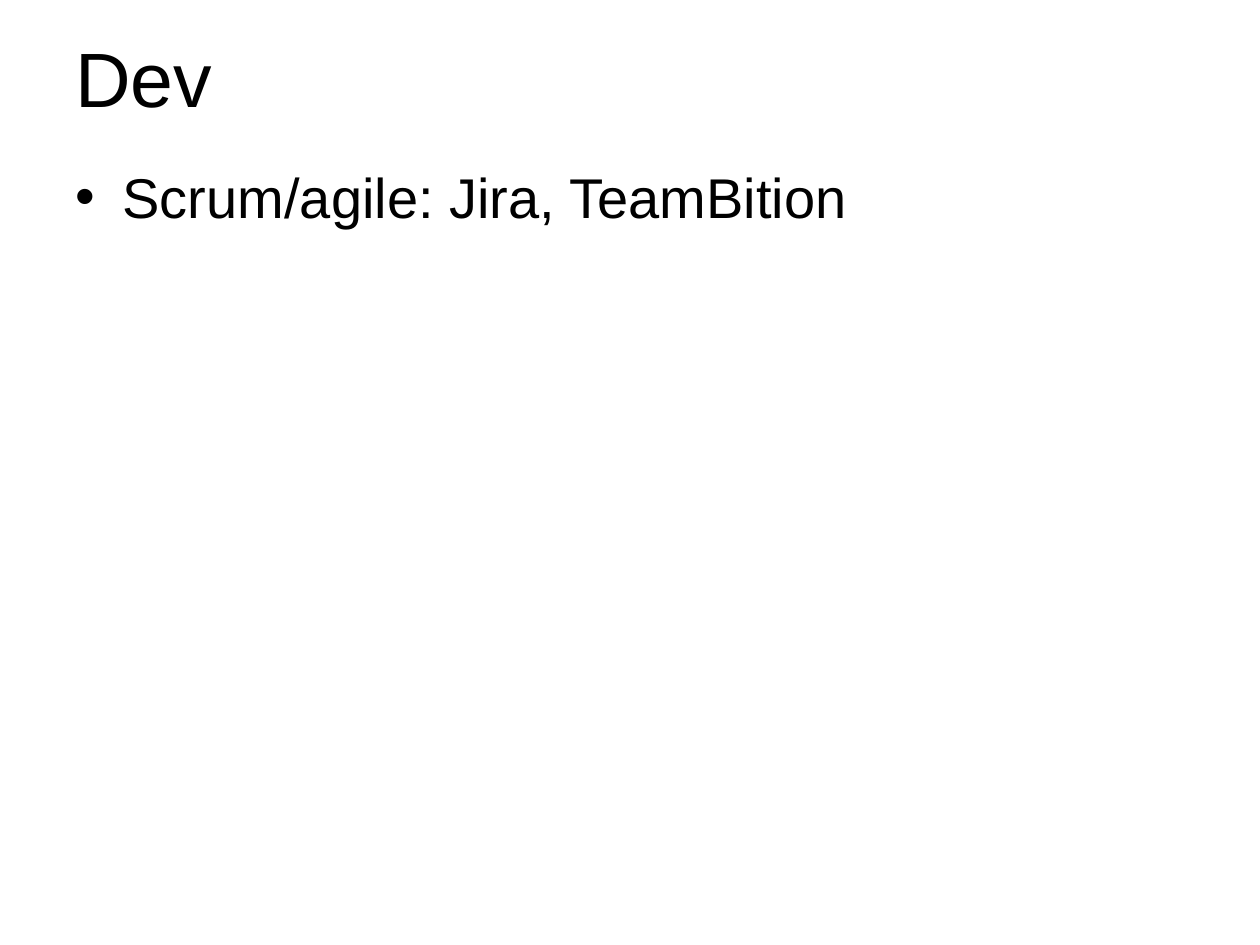
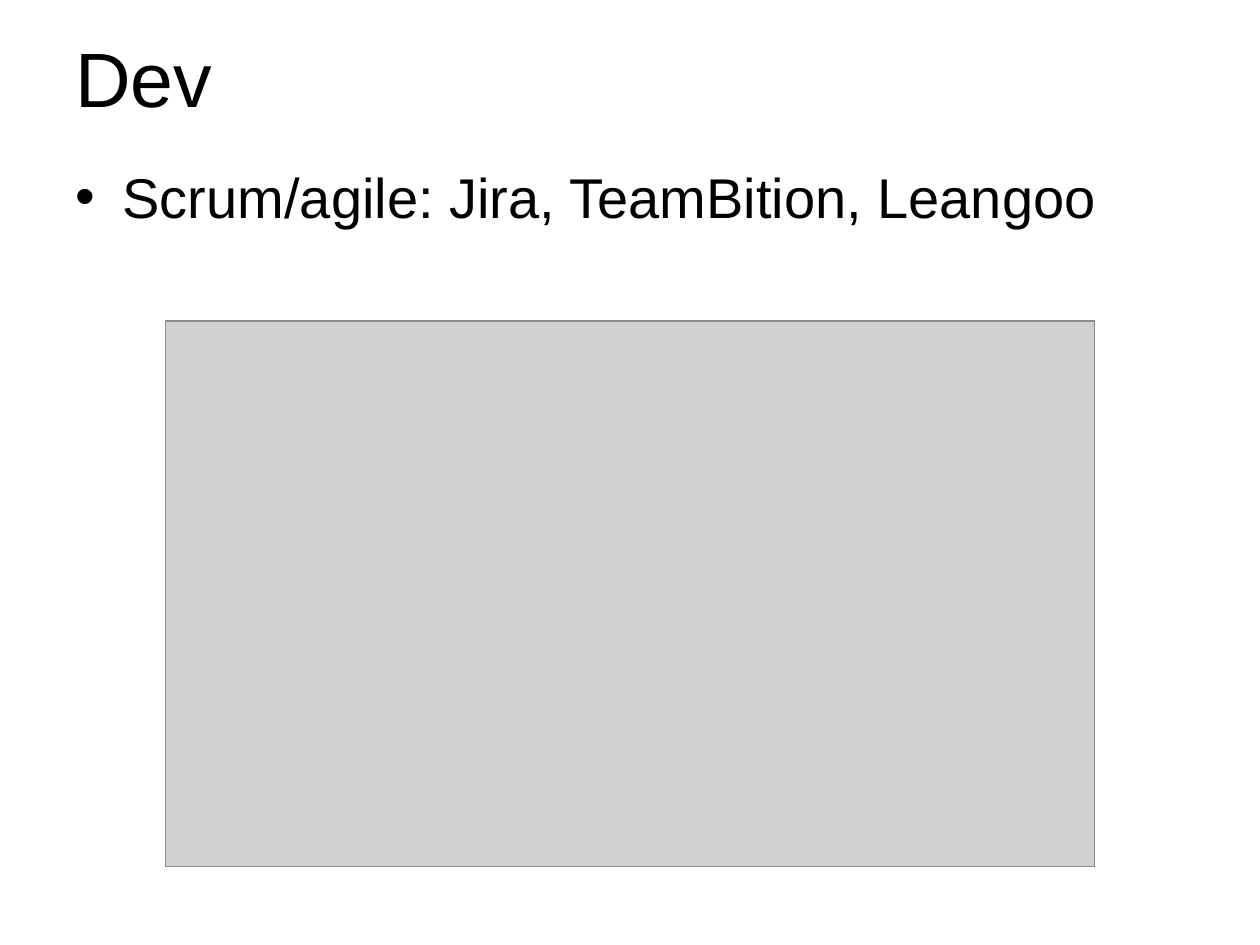
Before and after one commit to Wang-Ray/notes, a slide deck: slide 16 of Architect.ppt. Drawn at 1260x945 pixels with LibreOffice and Linux fonts; fonts in the diff are those of the drawing; grey boxes stand for pictures; background and template pictures are left out. Boxes give left, top, right and bottom in pixels: in the first picture for what was removed or moved away, otherwise in the second. Text is boxed around its words. In the diff, an @@ line names an element or a change of style, - is before the commit and + after.

```diff
--- a/Architect.ppt
+++ b/Architect.ppt
@@ text at (x1=123, y1=177, x2=1095, y2=228): text changed @@
-• Scrum/agile: Jira, TeamBition
+• Scrum/agile: Jira, TeamBition, Leangoo
@@ picture added at (x1=165, y1=321, x2=1094, y2=867) @@
```
Also in this commit, not shown: 12 other slides changed, 1 slide added, 2 slides removed, 1 other file.
